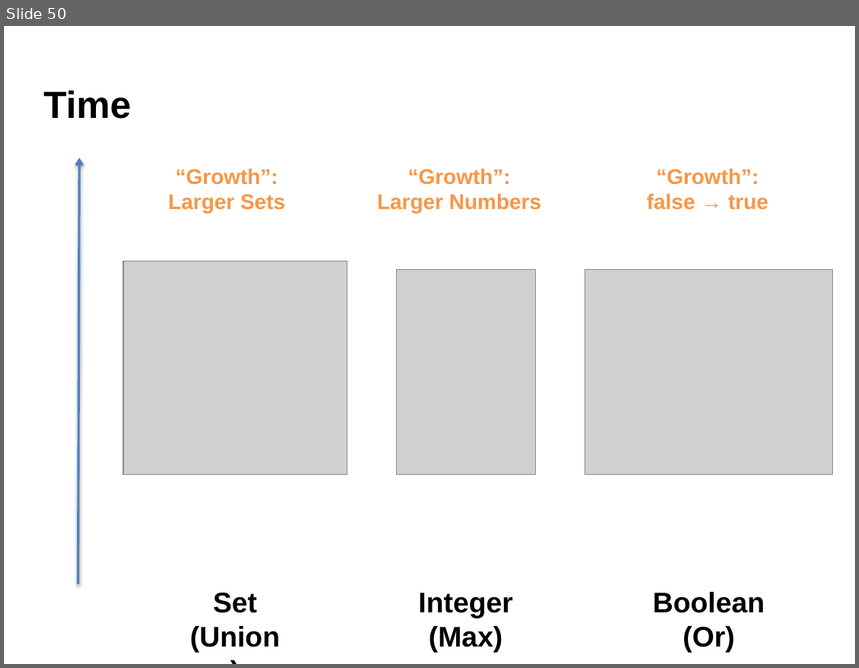
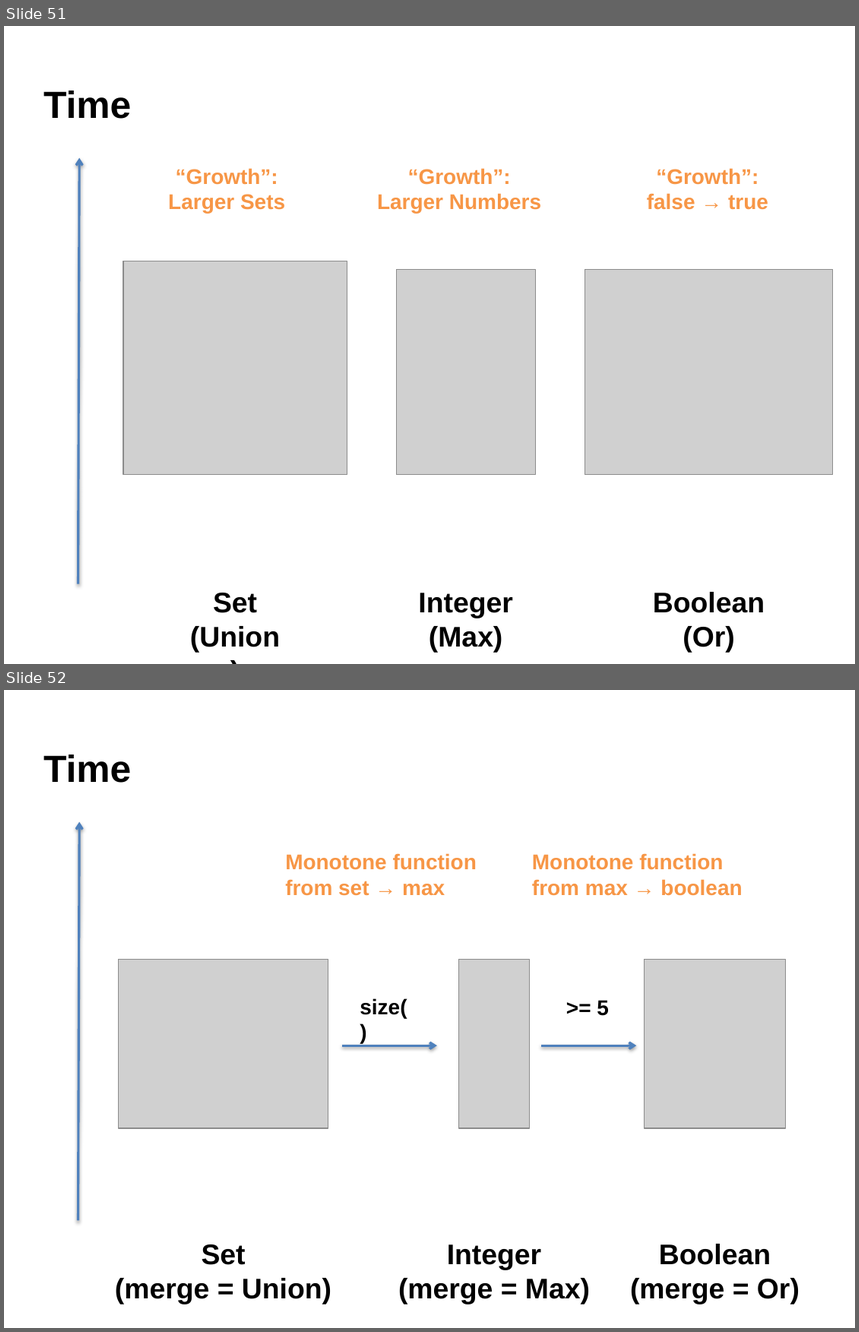
Before and after one commit to declarativitydotnet/declarativity, a slide deck: socc12-bloom-tutorial/slides/bloom-tutorial.pptx. Shown one above the other, each under a label of ours: slide 50 before the commit, slides 51 and 52 after it. The pictures are 859x668 and 859x1332 pixels, drawn with LibreOffice and Linux fonts; fonts in the diff are those of the drawing; grey boxes stand for pictures. Boxes give left, top, right and bottom in pixels: in the first picture for what was removed or moved away, otherwise in the second. Text is boxed around its words. In the diff, an @@ line names an element or a change of style, - is before the commit and + after.

```diff
--- a/socc12-bloom-tutorial/slides/bloom-tutorial.pptx
+++ b/socc12-bloom-tutorial/slides/bloom-tutorial.pptx
@@ slide 52 added at (x1=4, y1=690, x2=855, y2=1328), background #FFFFFF @@
@@ text added at (x1=44, y1=755, x2=131, y2=783), 32 pt, text #000000, bold @@
+Time
@@ arrow added from (78, 1221) to (80, 822), #4F81BD 2 pt @@
@@ text added at (x1=285, y1=853, x2=477, y2=896), 18 pt, text #F79646, bold @@
+Monotone function
+from set → max
@@ text added at (x1=532, y1=853, x2=742, y2=896), 18 pt, text #F79646, bold @@
+Monotone function
+from max → boolean
@@ picture added at (x1=119, y1=960, x2=329, y2=1129) @@
@@ picture added at (x1=458, y1=960, x2=529, y2=1129) @@
@@ picture added at (x1=644, y1=960, x2=786, y2=1129) @@
@@ text added at (x1=360, y1=999, x2=407, y2=1018), 18 pt, text #000000, bold @@
+size()
@@ text added at (x1=597, y1=1000, x2=609, y2=1016), 18 pt, text #000000, bold @@
+>= 5
@@ arrow added from (342, 1046) to (437, 1046), #4F81BD 2 pt @@
@@ arrow added from (542, 1046) to (636, 1046), #4F81BD 2 pt @@
@@ text added at (x1=115, y1=1245, x2=332, y2=1305), 24 pt, text #000000, bold @@
+Set
+(merge = Union)
@@ text added at (x1=398, y1=1245, x2=590, y2=1305), 24 pt, text #000000, bold @@
+Integer
+(merge = Max)
@@ text added at (x1=630, y1=1244, x2=800, y2=1305), 24 pt, text #000000, bold @@
+Boolean
+(merge = Or)
@@ what was slide 50 is now slide 51 @@
```
Also in this commit, not shown: 1 slide changed, 4 other slides added, 13 other files.
